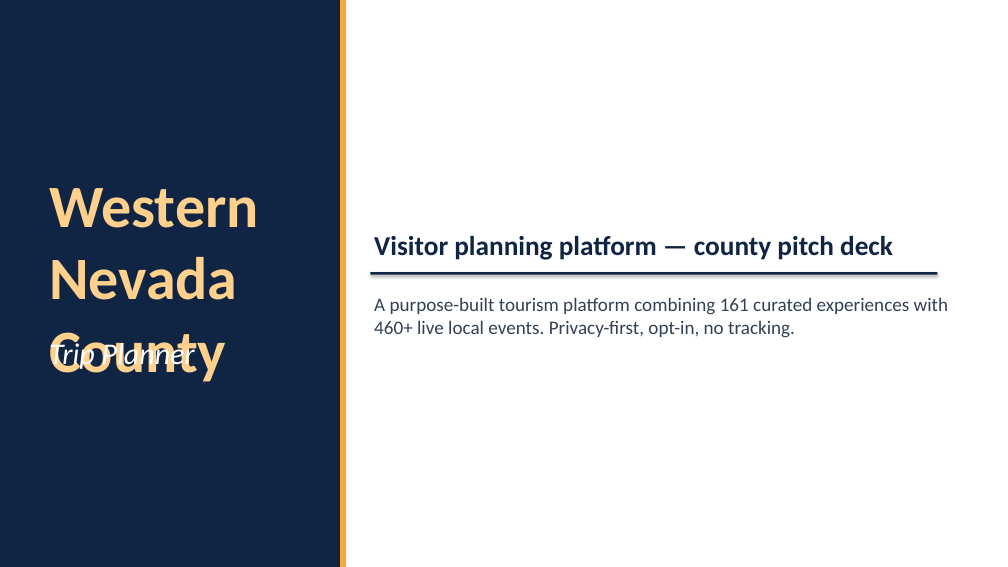
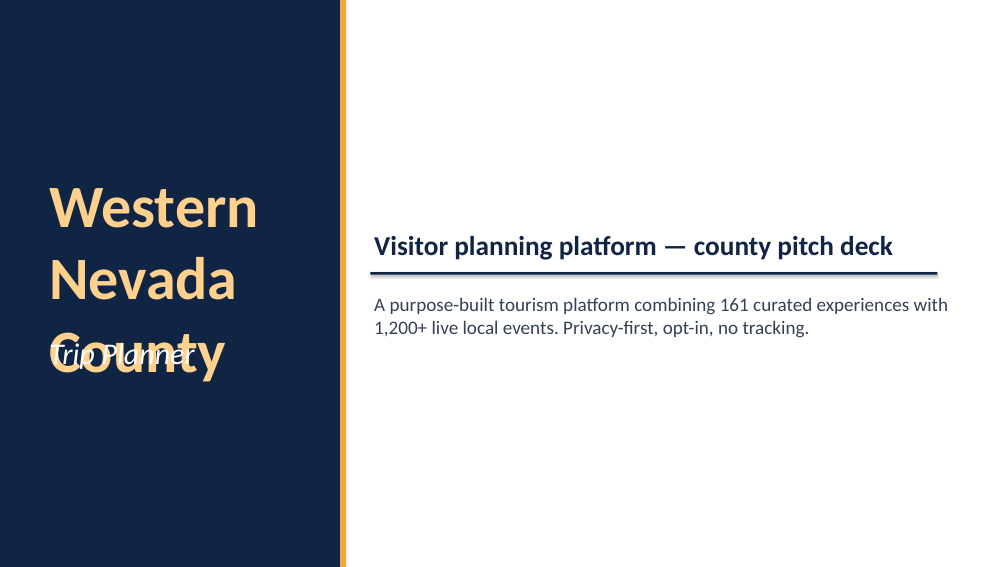
Before and after one commit to liammlrb-eng/nevada-county-experiences, a slide deck: slide 1 of demo_pitch.pptx. Drawn at 1008x567 pixels with LibreOffice and Linux fonts; fonts in the diff are those of the drawing. Boxes give left, top, right and bottom in pixels: in the first picture for what was removed or moved away, otherwise in the second. Text is boxed around its words. In the diff, an @@ line names an element or a change of style, - is before the commit and + after.

```diff
--- a/demo_pitch.pptx
+++ b/demo_pitch.pptx
@@ text at [374,297,948,338]: text changed @@
-A purpose-built tourism platform combining 161 curated experiences with 460+ live local events. Privacy-first, opt-in, no tracking.
+A purpose-built tourism platform combining 161 curated experiences with 1,200+ live local events. Privacy-first, opt-in, no tracking.
```
Also in this commit, not shown: 12 other slides changed, 1 slide added, 3 other files.
